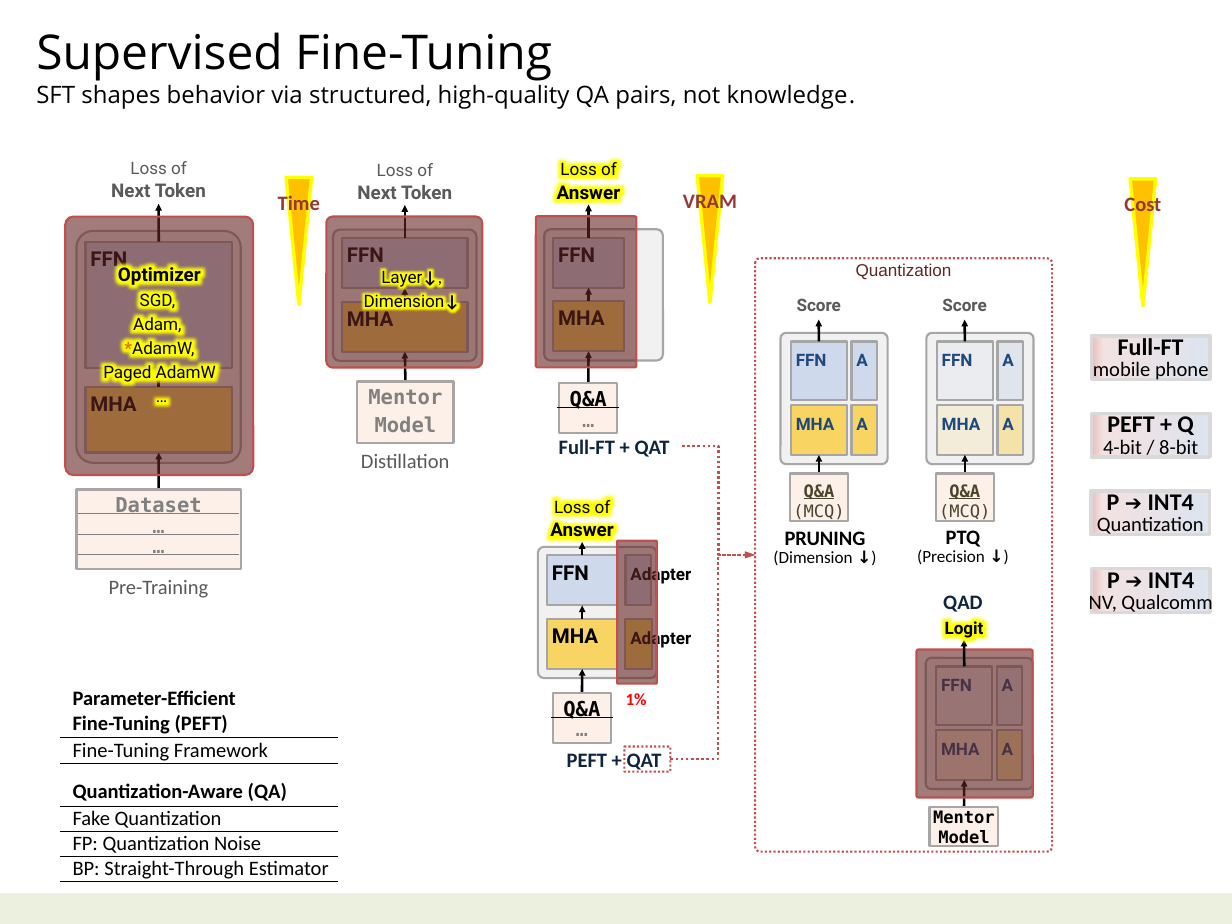
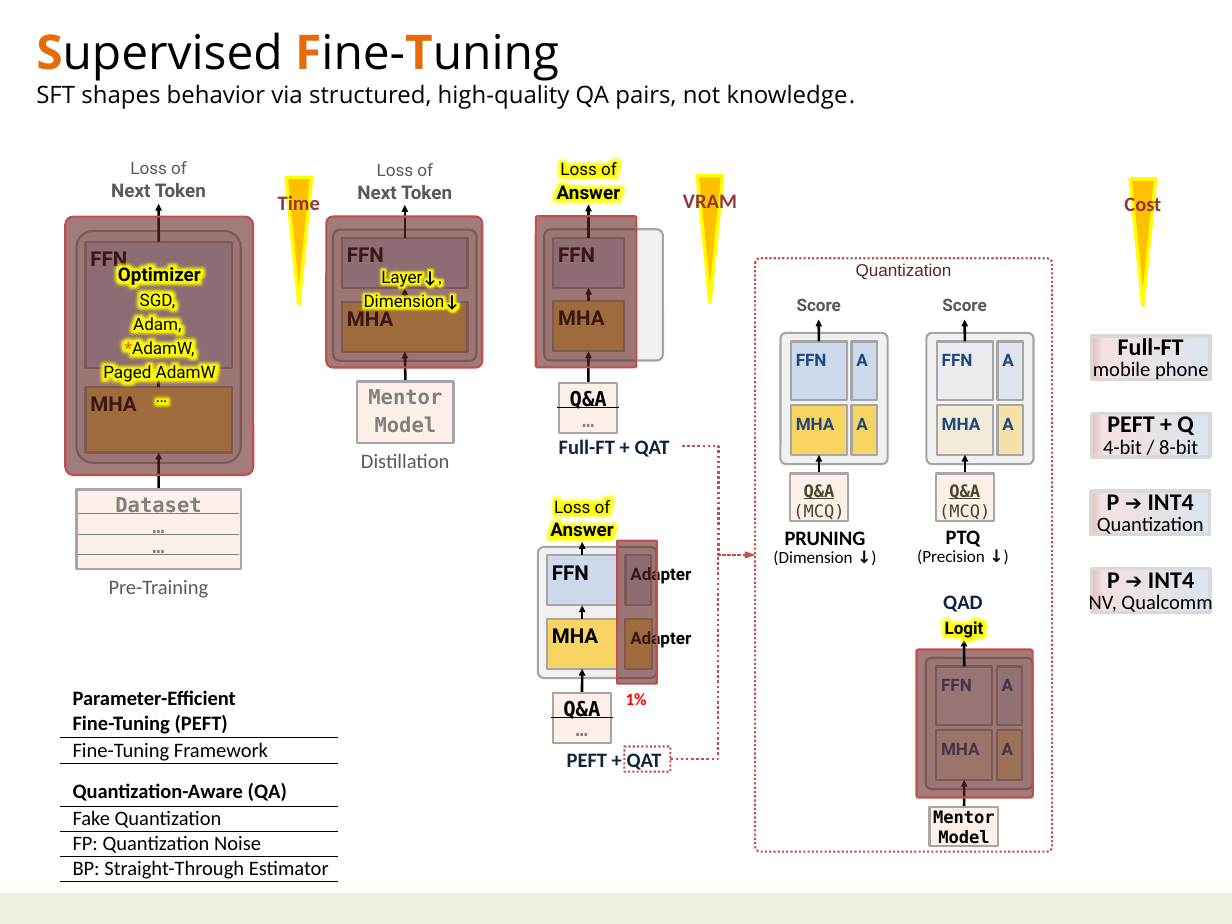
Before and after one commit to navibator/crazy-ai, a slide deck: slide 33 of ai-gemma.pptx (slide 34 before the commit). Drawn at 1232x924 pixels with LibreOffice and Linux fonts; fonts in the diff are those of the drawing. Boxes give left, top, right and bottom in pixels: in the first picture for what was removed or moved away, otherwise in the second. Text is boxed around its words. In the diff, an @@ line names an element or a change of style, - is before the commit and + after.

```diff
--- a/ai-gemma.pptx
+++ b/ai-gemma.pptx
@@ text at [36, 32, 559, 81]: text colour #000000 to #E46C0A, bold on in "Supervised Fine-Tuning" @@
```
Also in this commit, not shown: 5 other slides changed, 1 slide added, 2 slides removed.
